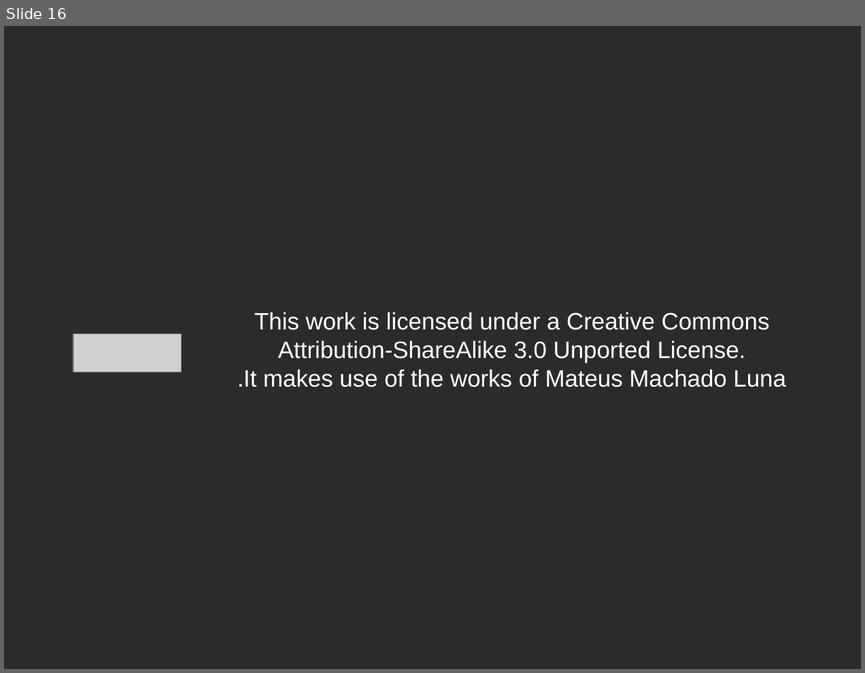
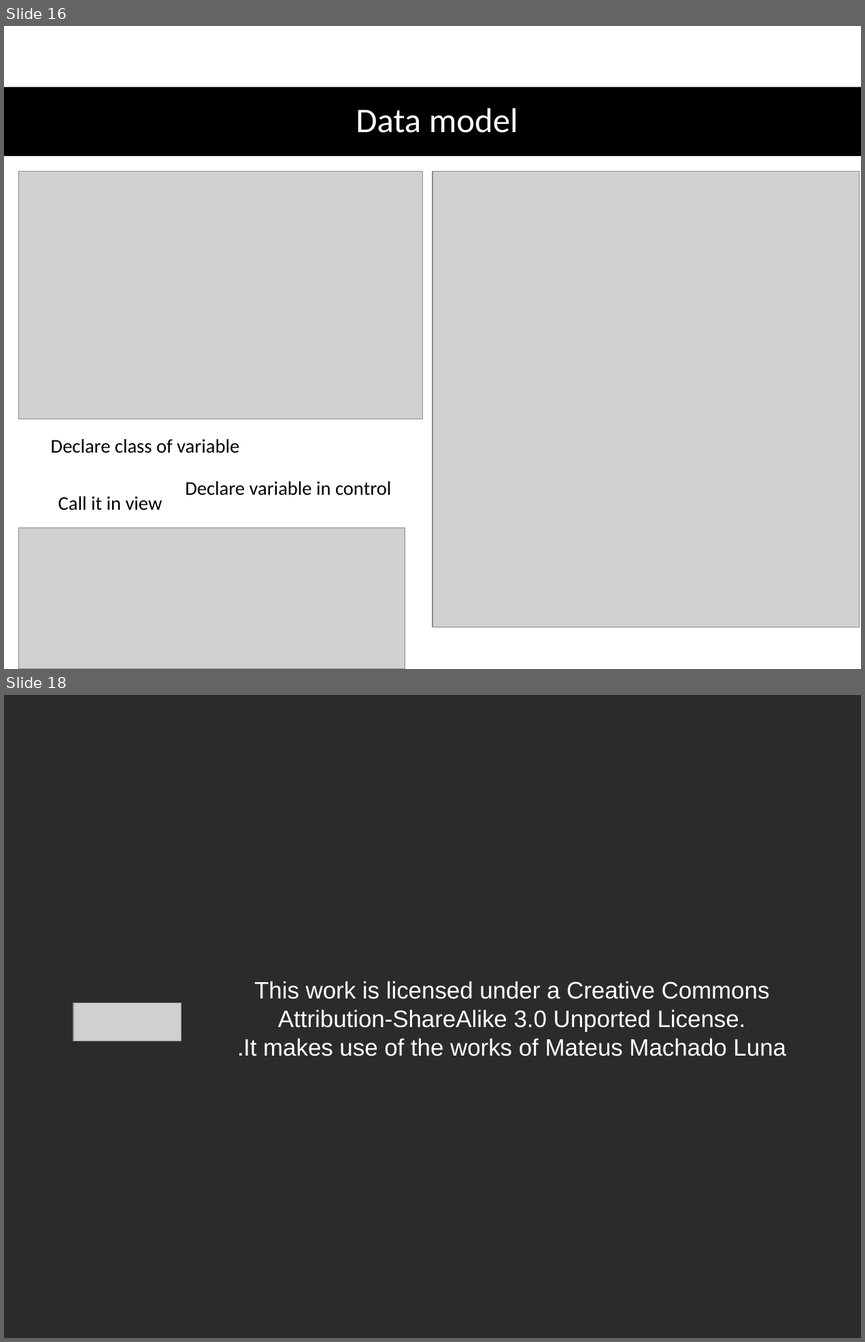
Before and after one commit to talyaron/full-stack, a slide deck: SPA/Angular/AngularCont.pptx. Shown one above the other, each under a label of ours: slide 16 before the commit, slides 16 and 18 after it; the slides between them are not shown. The pictures are 865x673 and 865x1342 pixels, drawn with LibreOffice and Linux fonts; fonts in the diff are those of the drawing; grey boxes stand for pictures; background and template pictures are left out; a plain dark background stands for a picture behind light text. Boxes give left, top, right and bottom in pixels: in the first picture for what was removed or moved away, otherwise in the second. Text is boxed around its words. In the diff, an @@ line names an element or a change of style, - is before the commit and + after.

```diff
--- a/SPA/Angular/AngularCont.pptx
+++ b/SPA/Angular/AngularCont.pptx
@@ slide 16 added at bbox=[4, 26, 861, 669], background #FFFFFF @@
@@ rectangle added at bbox=[4, 87, 861, 157], fill #000000 @@
@@ text added at bbox=[356, 108, 518, 133], 32 pt, text #FFFFFF @@
+Data model
@@ picture added at bbox=[19, 172, 423, 420] @@
@@ picture added at bbox=[432, 172, 859, 627] @@
@@ text added at bbox=[51, 439, 239, 453], 18 pt, text #000000 @@
+Declare class of variable
@@ text added at bbox=[185, 481, 391, 495], 18 pt, text #000000 @@
+Declare variable in control
@@ text added at bbox=[58, 496, 162, 510], 18 pt, text #000000 @@
+Call it in view
@@ picture added at bbox=[19, 529, 405, 669] @@
@@ what was slide 16 is now slide 18 @@
```
Also in this commit, not shown: 8 slides changed, 1 other slide added, 1 other file.
